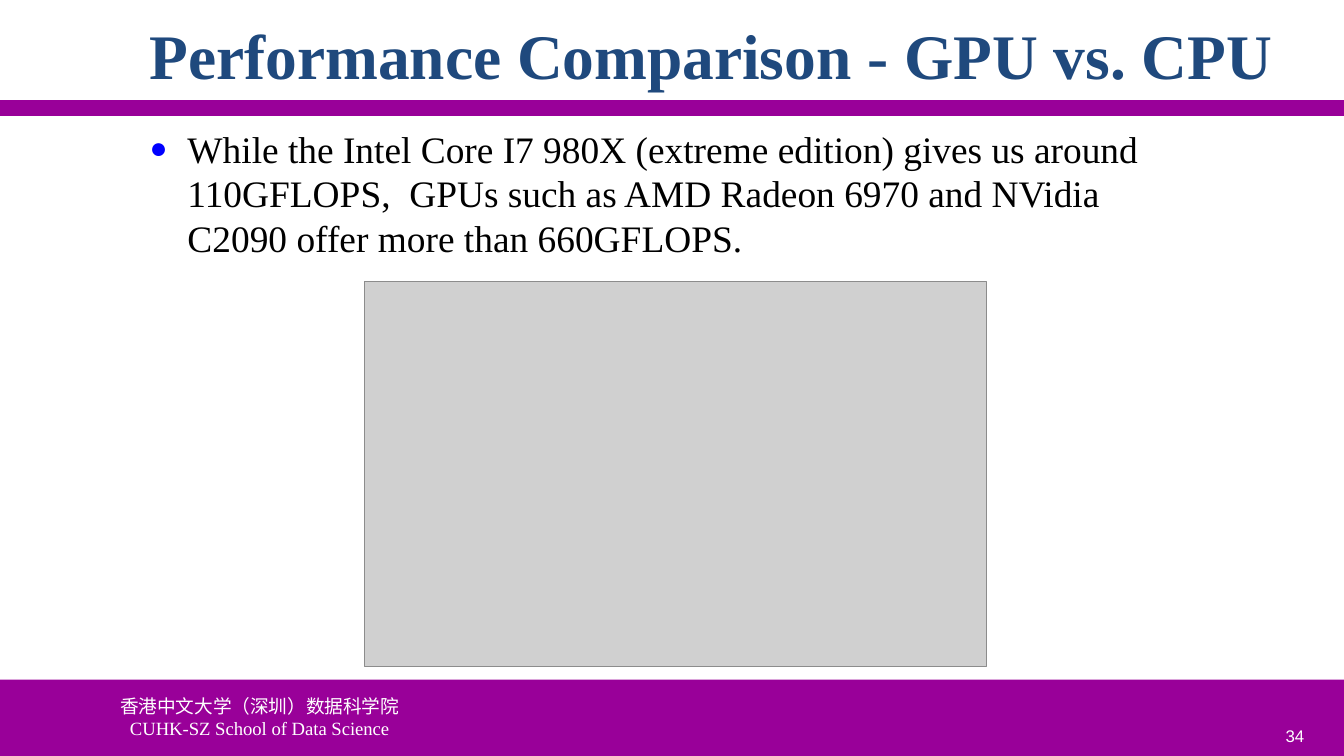
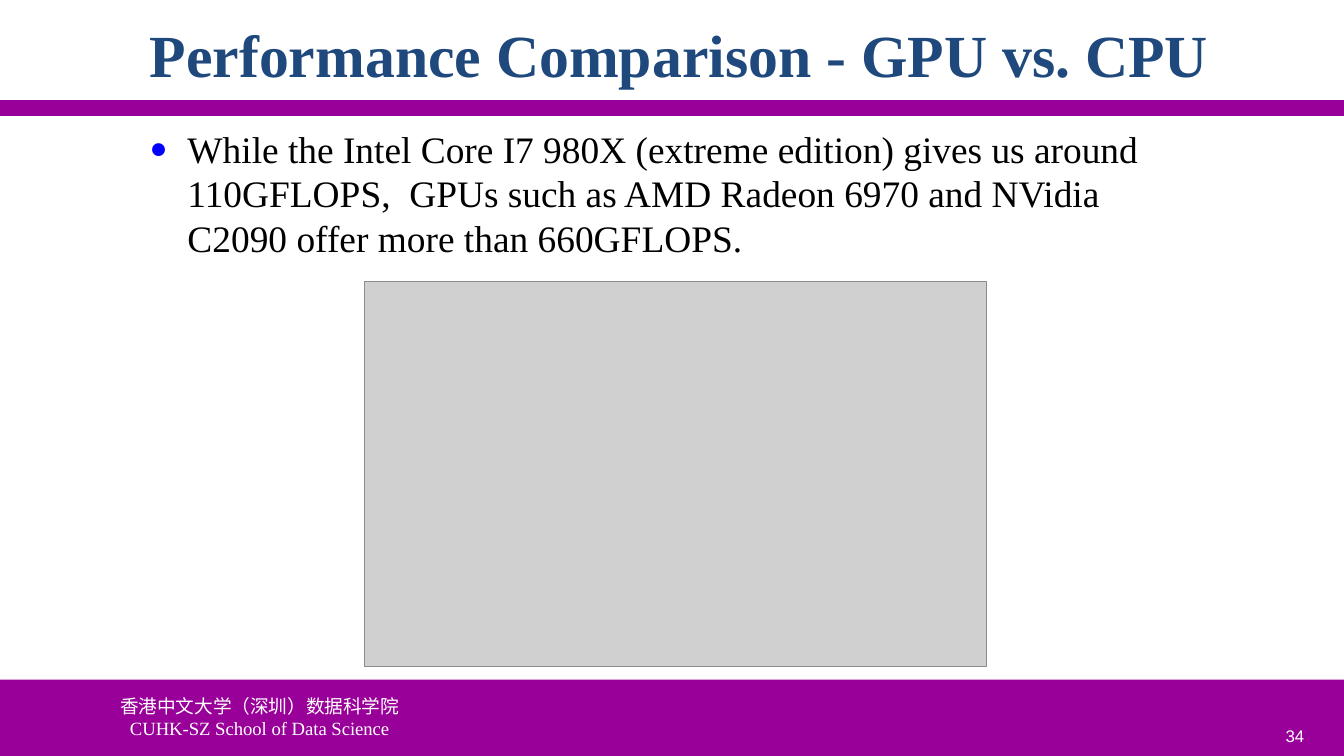
Before and after one commit to ychung1103/ychung1103.github.io, a slide deck: slide 34 of Slides/CSC6103/VT-01 Virtualization Introduction.pptx. Drawn at 1344x756 pixels with LibreOffice and Linux fonts; fonts in the diff are those of the drawing; grey boxes stand for pictures; background and template pictures are left out. Boxes give left, top, right and bottom in pixels: in the first picture for what was removed or moved away, otherwise in the second. Text is boxed around its words. In the diff, an @@ line names an element or a change of style, - is before the commit and + after.

```diff
--- a/Slides/CSC6103/VT-01 Virtualization Introduction.pptx
+++ b/Slides/CSC6103/VT-01 Virtualization Introduction.pptx
@@ title "Performance Comparison - GPU vs. ..." at box(150, 35, 1208, 89): size 34 to 32 pt @@
```
Also in this commit, not shown: 10 other slides changed.
